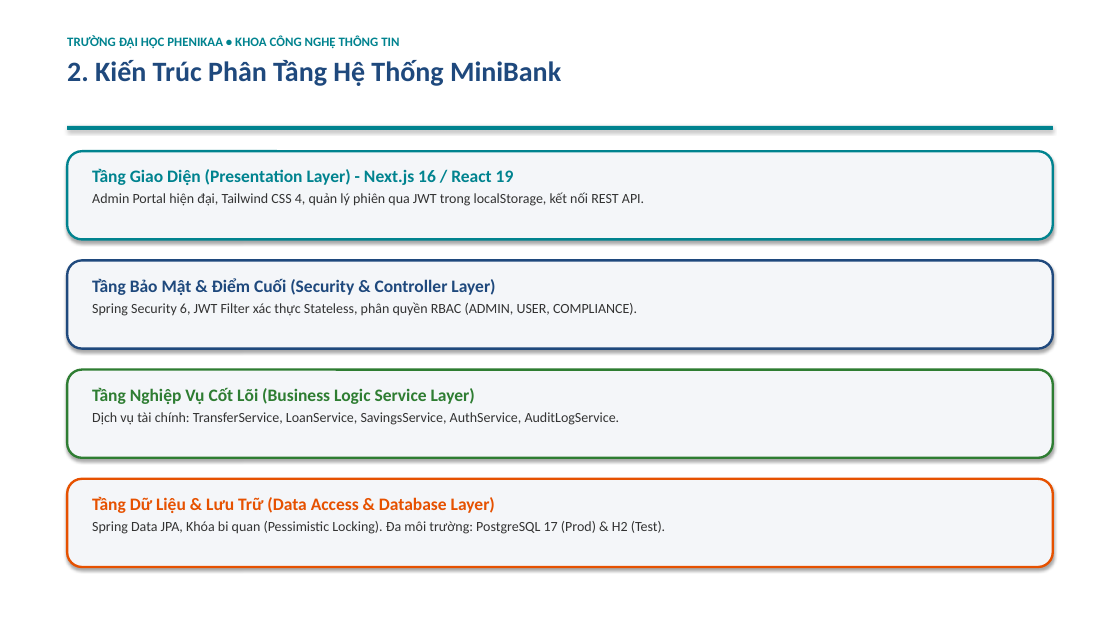
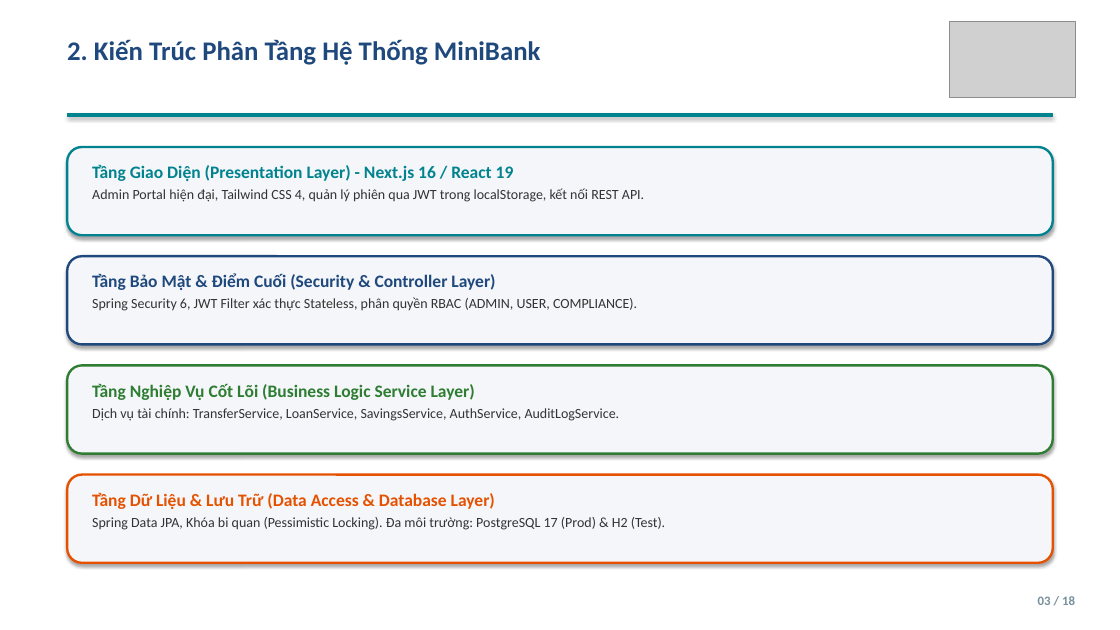
Before and after one commit to ngthanhs1/Kiemthu_MiniBank, a slide deck: slide 3 of docs/presentation/SLIDE_THUYET_TRINH_MINIBANK.pptx. Drawn at 1120x630 pixels with LibreOffice and Linux fonts; fonts in the diff are those of the drawing; grey boxes stand for pictures. Boxes give left, top, right and bottom in pixels: in the first picture for what was removed or moved away, otherwise in the second. Text is boxed around its words. In the diff, an @@ line names an element or a change of style, - is before the commit and + after.

```diff
--- a/docs/presentation/SLIDE_THUYET_TRINH_MINIBANK.pptx
+++ b/docs/presentation/SLIDE_THUYET_TRINH_MINIBANK.pptx
@@ picture added at box(949, 21, 1075, 97) @@
@@ text at box(67, 35, 399, 49): paragraph removed @@
-TRƯỜNG ĐẠI HỌC PHENIKAA • KHOA CÔNG NGHỆ THÔNG TIN
@@ text "2. Kiến Trúc Phân Tầng ..." at box(67, 39, 540, 65): size 24 to 23 pt; less space between paragraphs @@
@@ rectangle: place and size @@
-rectangle at box(67, 126, 1053, 129)
+rectangle at box(67, 113, 1053, 117)
@@ 4 texts, 4 rounded rectangles: place and size @@
-4 texts, 4 rounded rectangles at box(67, 151, 1053, 567)
+4 texts, 4 rounded rectangles at box(67, 147, 1053, 563)
@@ text added at box(1038, 596, 1075, 605), 11 pt, text #78909C, bold @@
+03 / 18
```
Also in this commit, not shown: 16 other slides changed, 1 slide added, 13 other files.
